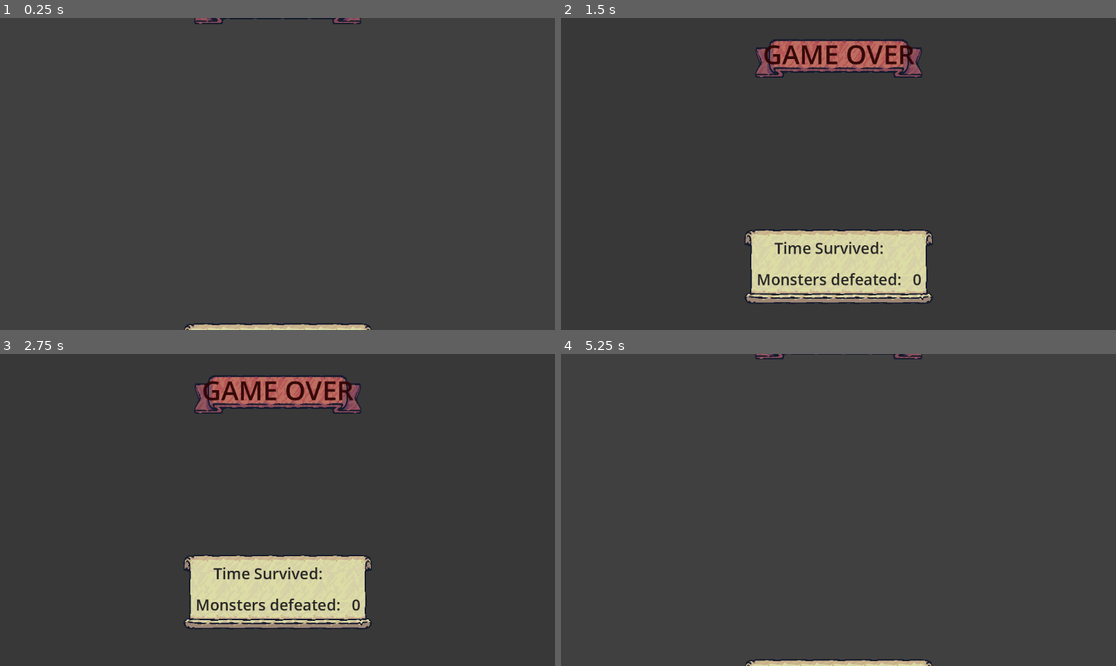
Above: before the commit, frames 1-4 (two rows, left to right).
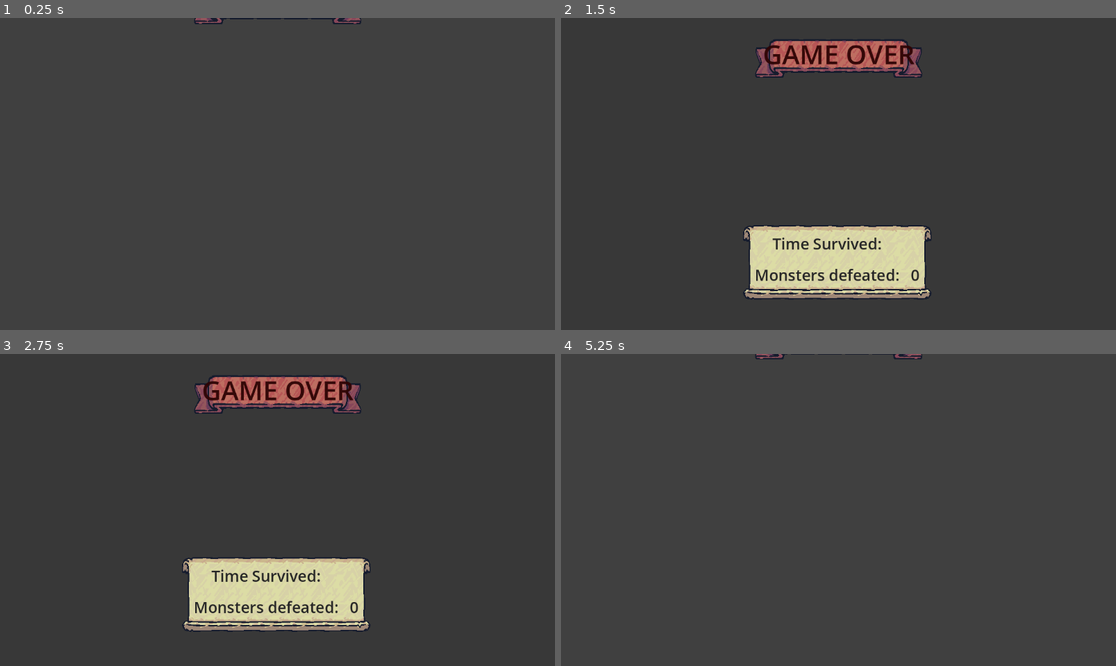
Above: after the commit, the same moments.

Repository: KarinaGante/BootcampSantander
Game: Godot game, scene res://GUI/gameOverUI.tscn
The game is run twice, just before and just after one commit, with the same random seed, the same clock (stepped at 60 frames per second) and the same inputs. This scene is started directly instead of the project's main scene.
Inputs (mouse positions are in pixels of both pictures, inside the frame that each line leads up to):
- Up to frame 1 (0.25 s): no input
- Up to frame 2 (1.5 s): move the mouse to (960, 158) at 0.52 s; hold D (move_right) 0.53-1.28 s; click (960, 158) at 0.6 s; move the mouse to (727, 189) at 1.27 s; hold S (move_down) from 1.28 s (still down); click (727, 189) at 1.35 s
- Up to frame 3 (2.75 s): move the mouse to (333, 441) at 2.02 s; release S (move_down) at 2.03 s; hold D (move_right) from 2.03 s (still down); click (333, 441) at 2.1 s
- Up to frame 4 (5.25 s): tap Enter at 2.75, 4.25 s; move the mouse to (810, 572) at 2.77 s; release D (move_right) at 2.78 s; hold W (move_up) 2.78-3.53 s; click (810, 572) at 2.85 s; tap Space at 3.5, 5 s; move the mouse to (1005, 556) at 3.52 s; hold A (move_left) 3.53-5.03 s; click (1005, 556) at 3.6 s; move the mouse to (672, 463) at 4.27 s; click (672, 463) at 4.35 s; move the mouse to (866, 510) at 5.02 s; hold S (move_down) from 5.03 s (still down); click (866, 510) at 5.1 s

The runs differ from the first frame. In frame 1, 0.7% of the frame differs, in the area x 33-67%, y 97-100%; in frame 2, 3.9%, in the area x 32-67%, y 66-92%; in frame 3, 3.5%; in frame 4, 0.7%.

Commit message:
fix: animação BottomPanel game over UI

Diff:
--- a/Game Design com Godot/Tiny Swords/GUI/gameOverUI.tscn
+++ b/Game Design com Godot/Tiny Swords/GUI/gameOverUI.tscn
@@ -72,7 +72,7 @@
 "times": PackedFloat32Array(0),
 "transitions": PackedFloat32Array(1),
 "update": 0,
-"values": [Vector2(376.5, 414)]
+"values": [Vector2(377, 695)]
 }
 
 [sub_resource type="Animation" id="Animation_r0r03"]
@@ -109,10 +109,10 @@
 tracks/2/interp = 1
 tracks/2/loop_wrap = true
 tracks/2/keys = {
-"times": PackedFloat32Array(0.7, 2),
-"transitions": PackedFloat32Array(0.420448, 0.120742),
-"update": 0,
-"values": [Vector2(376.5, 631), Vector2(376.5, 414)]
+"times": PackedFloat32Array(0.3, 1.7),
+"transitions": PackedFloat32Array(0.554785, 1),
+"update": 0,
+"values": [Vector2(377, 695), Vector2(374, 419)]
 }
 
 [sub_resource type="AnimationLibrary" id="AnimationLibrary_2yk2c"]
@@ -167,10 +167,10 @@
 anchor_top = 1.0
 anchor_right = 0.5
 anchor_bottom = 1.0
-offset_left = 376.5
-offset_top = 414.0
-offset_right = 775.5
-offset_bottom = 573.997
+offset_left = 377.0
+offset_top = 695.0
+offset_right = 775.998
+offset_bottom = 854.999
 grow_horizontal = 2
 grow_vertical = 0
 theme_override_styles/panel = SubResource("StyleBoxTexture_xkf8x")
